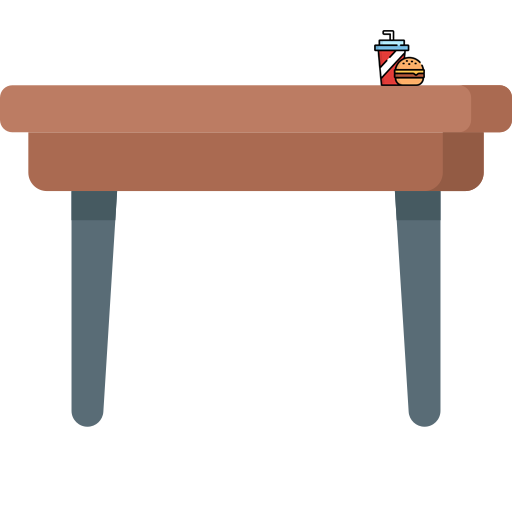
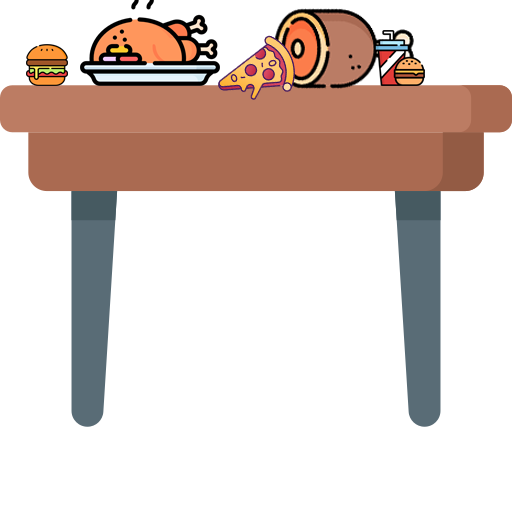
Before/after of a 512x512 layered artwork. What changed in the layer stack:
added layer "Layer 4" above "Layer 3" over [217, 35, 296, 100]
added layer "Layer 3" above "Layer 2" over [80, 0, 220, 86]
added layer "Layer 2" above "Layer 1" over [26, 44, 68, 86]
added layer "Layer 5" above "Layer 0" over [273, 8, 414, 89]
